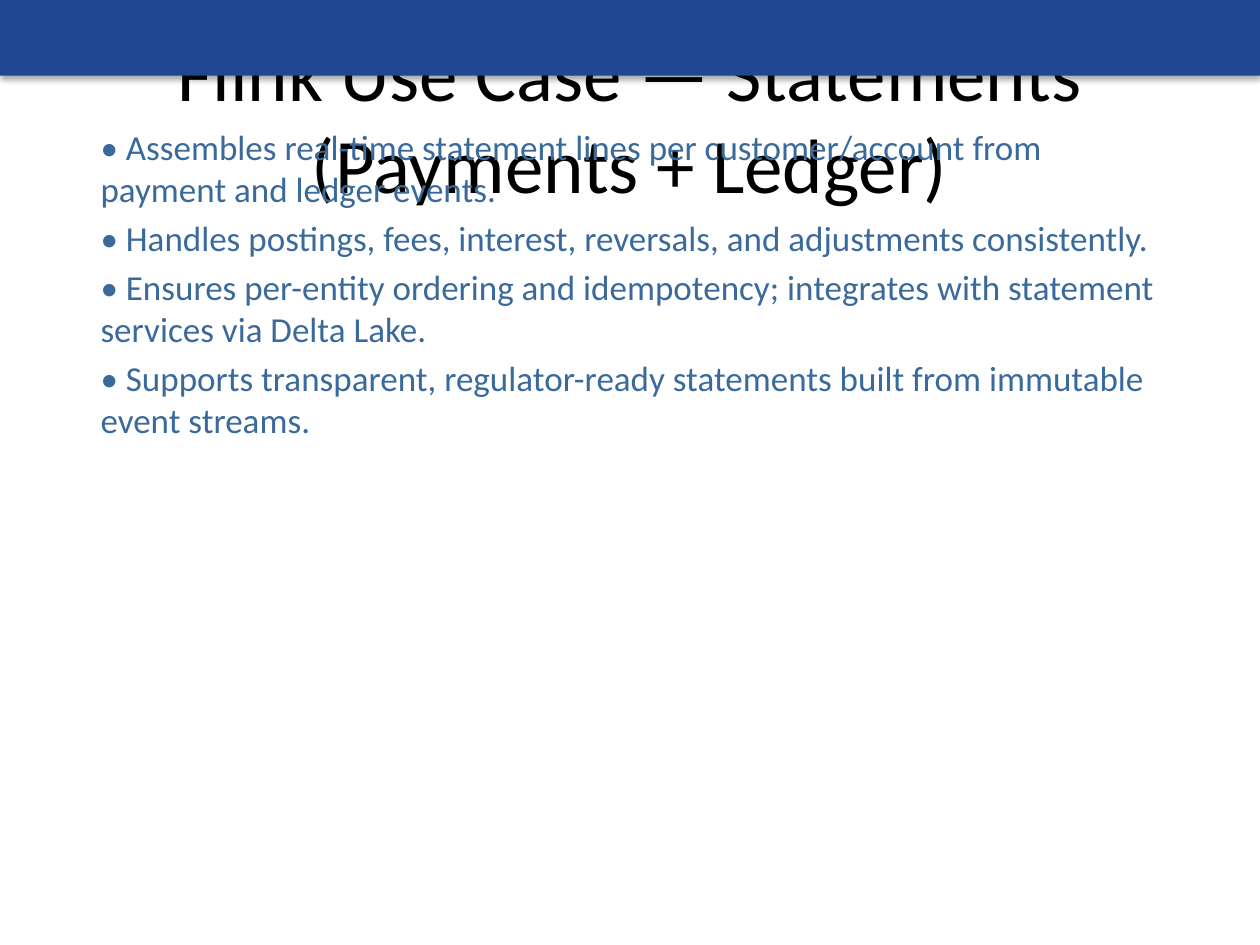
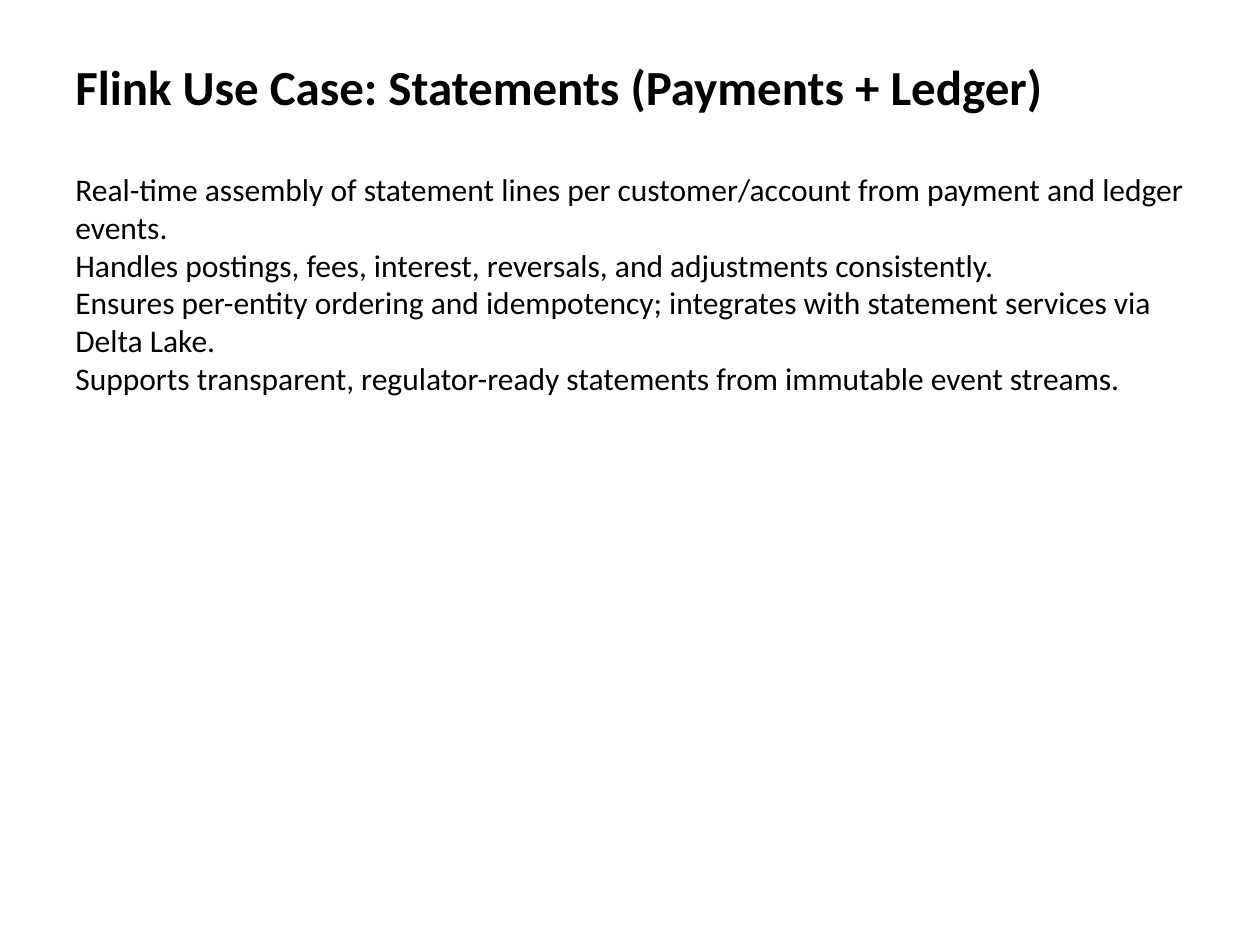
Before and after one commit to danielssonn/dataarch, a slide deck: slide 10 of artifacts/github-export/presentations/leadership-blueprint-presentation.pptx (slide 11 before the commit). Drawn at 1260x945 pixels with LibreOffice and Linux fonts; fonts in the diff are those of the drawing. Boxes give left, top, right and bottom in pixels: in the first picture for what was removed or moved away, otherwise in the second. Text is boxed around its words. In the diff, an @@ line names an element or a change of style, - is before the commit and + after.

Commit message:
feat: redo leadership presentation with Flink use-case slides (blueprint outline)

```diff
--- a/artifacts/github-export/presentations/leadership-blueprint-presentation.pptx
+++ b/artifacts/github-export/presentations/leadership-blueprint-presentation.pptx
@@ rectangle removed at [0, 0, 1260, 76] @@
@@ text "Flink Use Case: Statements (Payments ..." at [75, 69, 1043, 114]: vertical alignment middle to top @@
@@ text at [75, 69, 1043, 114]: text changed; size 44 to 28 pt; bold on @@
-Flink Use Case — Statements (Payments + Ledger)
+Flink Use Case: Statements (Payments + Ledger)
@@ text at [75, 179, 1183, 396]: text changed; size 20 to 18 pt; text colour #3A6A9C to #000000 @@
-• Assembles real-time statement lines per customer/account from payment and ledger events.
-• Handles postings, fees, interest, reversals, and adjustments consistently.
-• Ensures per-entity ordering and idempotency; integrates with statement services via Delta Lake.
-• Supports transparent, regulator-ready statements built from immutable event streams.
+Real-time assembly of statement lines per customer/account from payment and ledger events.
+Handles postings, fees, interest, reversals, and adjustments consistently.
+Ensures per-entity ordering and idempotency; integrates with statement services via Delta Lake.
+Supports transparent, regulator-ready statements from immutable event streams.
```
Also in this commit, not shown: 11 other slides changed, 1 slide added, 1 slide removed, 1 other file.
